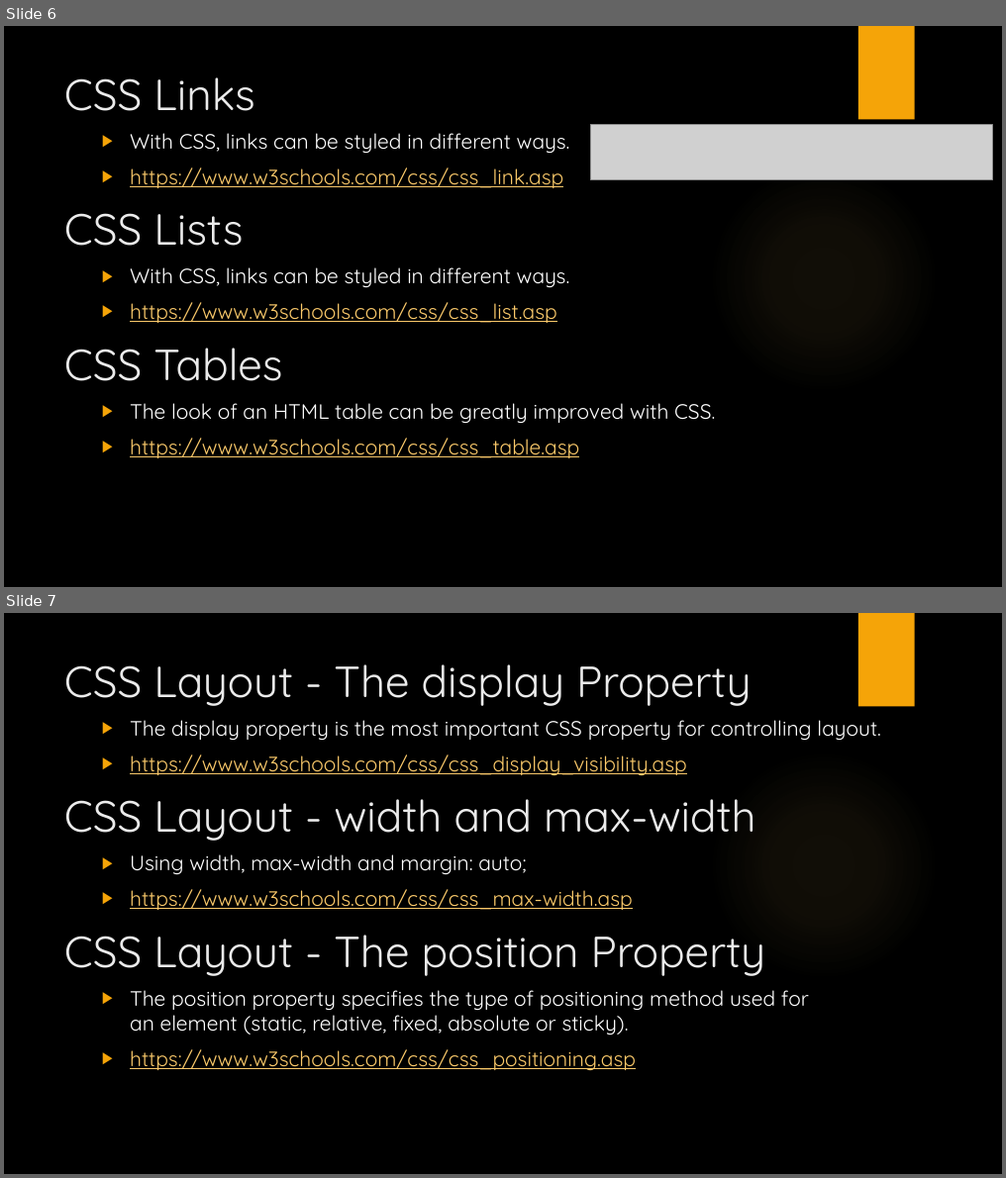
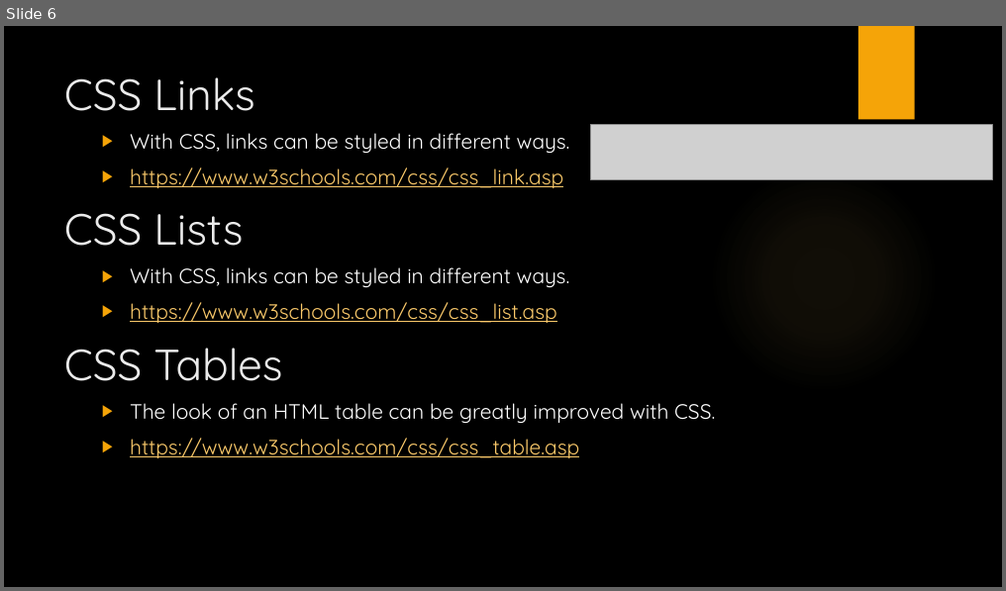
Before and after one commit to manupeethambar888/webdev, a slide deck: Day 9 - CSS – Continued.pptx. Shown one above the other, each under a label of ours: slides 6 and 7 before the commit, slide 6 after it. The pictures are 1006x1178 and 1006x591 pixels, drawn with LibreOffice and Linux fonts; fonts in the diff are those of the drawing; grey boxes stand for pictures; background and template pictures are left out. Boxes give left, top, right and bottom in pixels: in the first picture for what was removed or moved away, otherwise in the second. Text is boxed around its words. In the diff, an @@ line names an element or a change of style, - is before the commit and + after.

```diff
--- a/Day 9 - CSS – Continued.pptx
+++ b/Day 9 - CSS – Continued.pptx
@@ slide 7 removed at bbox=[4, 613, 1002, 1174], background picture (left out); not listed: 2 template elements that a slide beside it also shows @@
@@ title removed at bbox=[64, 664, 751, 706] @@
-CSS Layout - The display Property
@@ text removed at bbox=[130, 720, 881, 776] @@
-▶ The display property is the most important CSS property for controlling layout.
-▶ https://www.w3schools.com/css/css_display_visibility.asp
@@ text removed at bbox=[64, 799, 756, 841] @@
-CSS Layout - width and max-width
@@ text removed at bbox=[130, 855, 633, 910] @@
-▶ Using width, max-width and margin: auto;
-▶ https://www.w3schools.com/css/css_max-width.asp
@@ text removed at bbox=[64, 935, 766, 976] @@
-CSS Layout - The position Property
@@ text removed at bbox=[130, 990, 809, 1070] @@
-▶ The position property specifies the type of positioning method used for an element (static, relative, fixed, absolute or sticky).
-▶ https://www.w3schools.com/css/css_positioning.asp
```
Also in this commit, not shown: 1 slide changed, 1 other slide removed, 1 other file.
